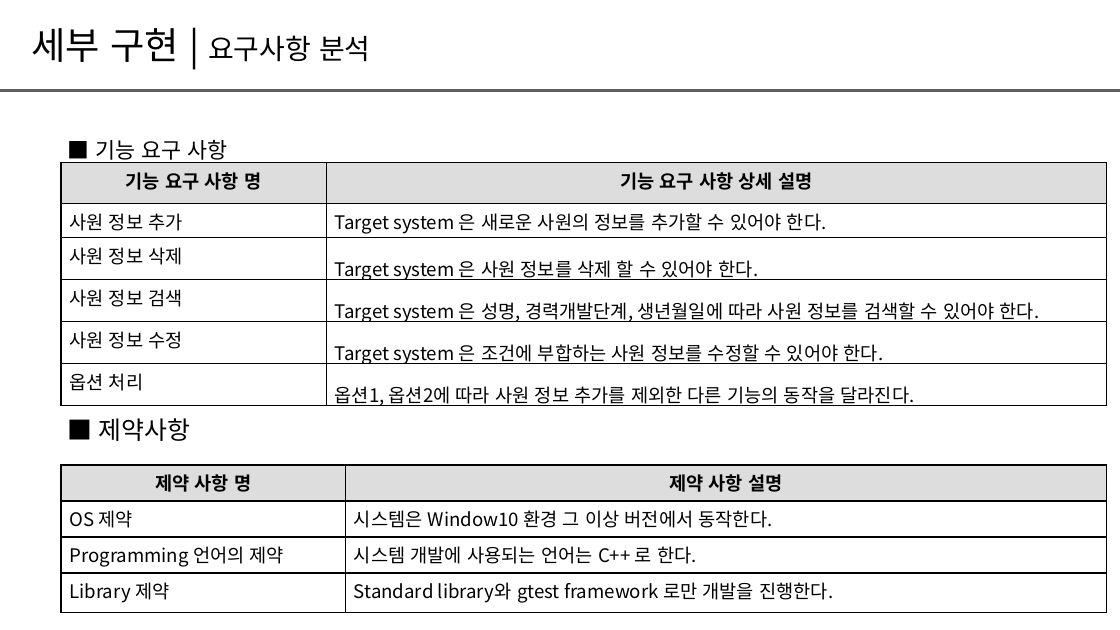
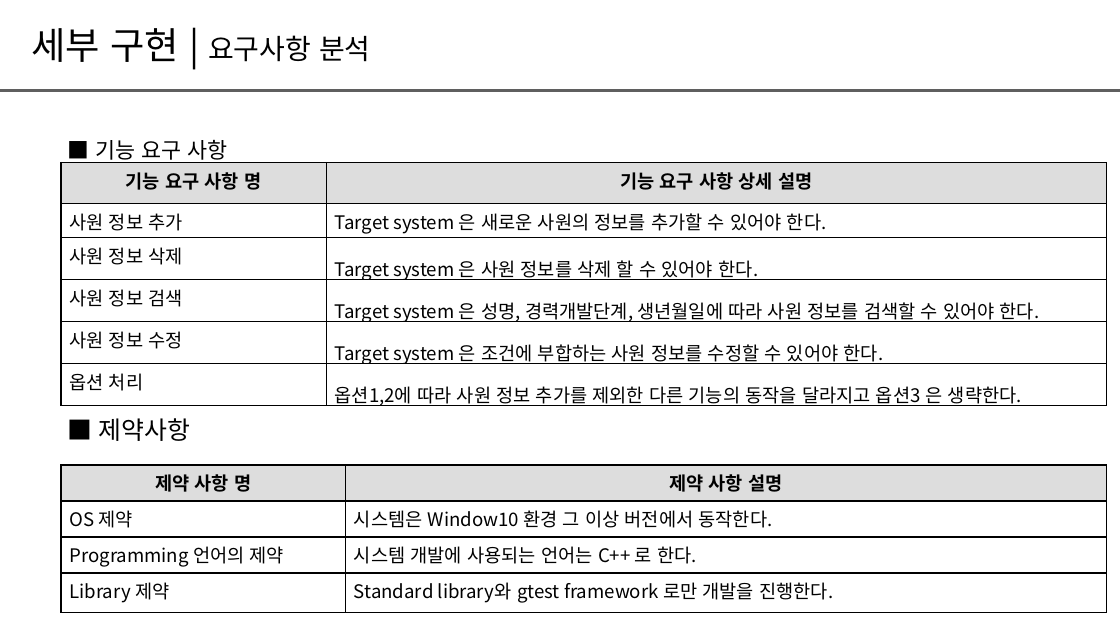
Before and after one commit to dongyub1015/Hit, a slide deck: slide 5 of Doc/CRA팀프로젝트_22년_9차_H팀_Hit.pptx. Drawn at 1120x630 pixels with LibreOffice and Linux fonts; fonts in the diff are those of the drawing. Boxes give left, top, right and bottom in pixels: in the first picture for what was removed or moved away, otherwise in the second. Text is boxed around its words. In the diff, an @@ line names an element or a change of style, - is before the commit and + after.

```diff
--- a/Doc/CRA팀프로젝트_22년_9차_H팀_Hit.pptx
+++ b/Doc/CRA팀프로젝트_22년_9차_H팀_Hit.pptx
@@ table at (60,162,1107,410) @@
-row 6, column 2: 옵션1, 옵션2에 따라 사원 정보 추가를 제외한 다른 기능의 동작을 달라진다.
+row 6, column 2: 옵션1,2에 따라 사원 정보 추가를 제외한 다른 기능의 동작을 달라지고 옵션3 은 생략한다.
```
Also in this commit, not shown: 5 other slides changed, 2 slides added, 1 slide removed.
